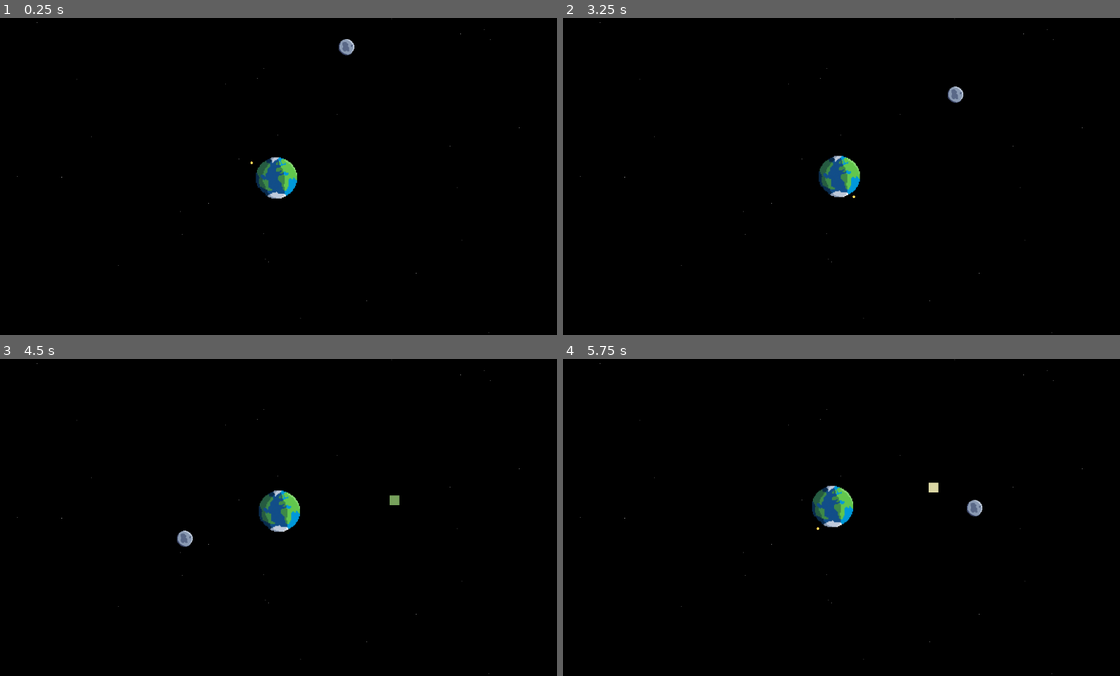
Above: before the commit, frames 1-4 (two rows, left to right).
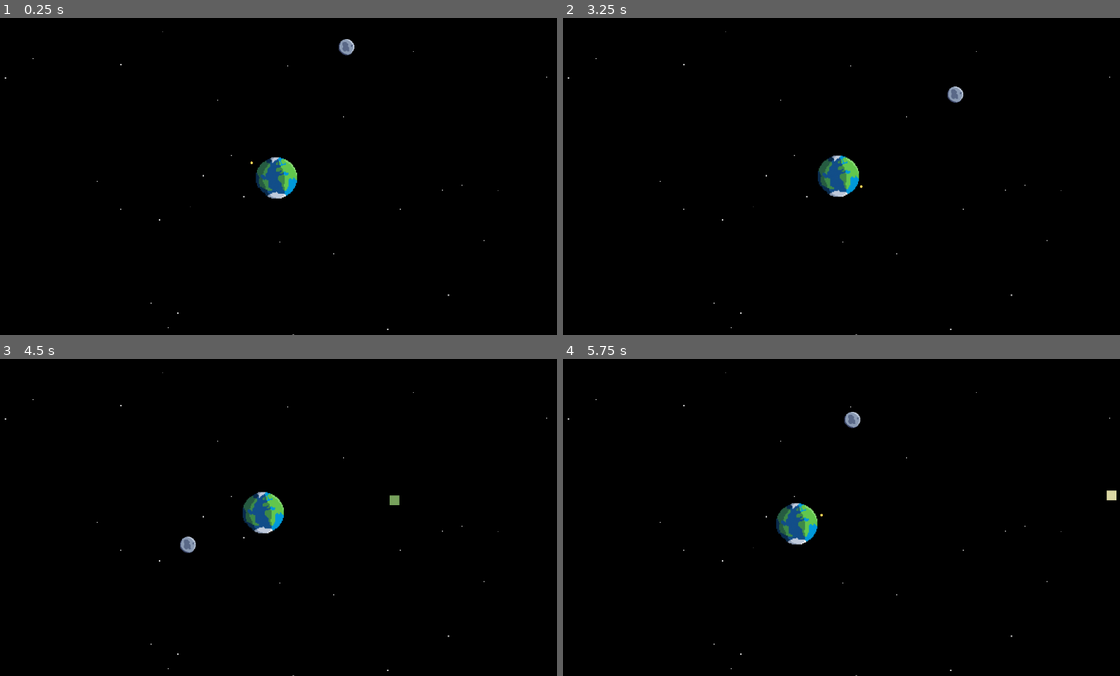
Above: after the commit, the same moments.

Repository: hunterjsb/spaceballs
Game: Godot game, scene res://node_2d.tscn
Same seed, same stepped clock (60 frames per second), same inputs: the game is played once before the commit and once after it.
Inputs (mouse positions are in pixels of both pictures, inside the frame that each line leads up to):
- Up to frame 1 (0.25 s): no input
- Up to frame 2 (3.25 s): tap Enter (ui_accept) at 0.5, 0.77, 1.52, 3.02 s; move the mouse to (808, 239) at 0.52 s; hold Ctrl 0.53-1.28 s; click (808, 239) at 0.67 s; move the mouse to (1008, 224) at 1.27 s; tap Ctrl at 1.35, 2.85 s; click (1008, 224) at 1.42 s; move the mouse to (668, 128) at 2.02 s; hold Ctrl 2.03-2.78 s; click (668, 128) at 2.17 s; move the mouse to (863, 176) at 2.77 s; click (863, 176) at 2.92 s
- Up to frame 3 (4.5 s): move the mouse to (189, 438) at 3.52 s; hold Ctrl 3.53-4.28 s; click (189, 438) at 3.67 s; tap Enter (ui_accept) at 3.77 s; move the mouse to (401, 501) at 4.27 s; tap Ctrl at 4.35 s; click (401, 501) at 4.42 s
- Up to frame 4 (5.75 s): tap Enter (ui_accept) at 4.52 s; move the mouse to (724, 533) at 5.02 s; hold Ctrl from 5.03 s (still down); click (724, 533) at 5.17 s

The runs differ from the first frame. In frame 1, less than 0.1% of the frame differs, in the area x 0-99%, y 0-100%; in frame 2, 0.3%; in frame 3, 1.3%; in frame 4, 1.9%, in the area x 0-100%, y 0-100%.

Commit message:
space bg buffer, faster rocket charge

Diff:
--- a/ParallaxLayer.gd
+++ b/ParallaxLayer.gd
@@ -3,7 +3,7 @@
 @export var star_density = 0.0001  # Stars per pixel squared
 @export var star_color = Color(1, 1, 1, 0.8)  # White with slight transparency
 
-var max_zoom = 5.0  # Match this with your camera's max_zoom
+var max_zoom = 6.0  # Match this with your camera's max_zoom
 var viewport_size: Vector2
 
 func _ready():
@@ -19,7 +19,11 @@
 	for i in range(star_count):
 		var star = ColorRect.new()
 		star.color = star_color
-		star.size = Vector2(1, 1)  # Small size for stars
+
+		# Randomize star size between 1 and 3 pixels
+		var star_size = randf_range(1, 3)
+		star.size = Vector2(star_size, star_size)
+
 		star.position = Vector2(
 			randf_range(-viewport_size.x * (max_zoom - 1), viewport_size.x * max_zoom),
 			randf_range(-viewport_size.y * (max_zoom - 1), viewport_size.y * max_zoom)
--- a/Rocket.gd
+++ b/Rocket.gd
@@ -3,8 +3,8 @@
 var launched = false
 var earth: GravitationalBody
 var base_launch_speed = 300
-var max_launch_speed = 2000
-var charge_rate = 250  # How fast the launch speed increases per second
+var max_launch_speed = 1700
+var charge_rate = 500  # How fast the launch speed increases per second
 var current_charge = 0
 var launch_angle = deg_to_rad(45)  # Launch angle in radians (45 degrees)
 
--- a/node_2d.gd
+++ b/node_2d.gd
@@ -9,6 +9,7 @@
 
 var SpawnedBody = preload("res://SpawnedBody.gd")  # Preload the SpawnedBody script
 var bodies = []  # Array to keep track of grav bodies
+var charging = false  # Charging rocket
 
 
 func _ready():
@@ -27,8 +28,6 @@
 	var force = body1.gravitational_force(body2) * G
 	body1.apply_force(force * delta)
 	body2.apply_force(-force * delta)
-
-var charging = false
 
 func _input(event):
 	if event.is_action_pressed("ui_accept"):  # Space key pressed
--- a/node_2d.tscn
+++ b/node_2d.tscn
@@ -9,6 +9,11 @@
 [ext_resource type="Texture2D" uid="uid://bs6r8xwm5i22t" path="res://assets/moon_4.png" id="4_x0ey5"]
 [ext_resource type="Texture2D" uid="uid://bndrfwyabljta" path="res://assets/sun_10.png" id="6_2vqxk"]
 [ext_resource type="Script" path="res://GravitationalBody.gd" id="8_3spte"]
+
+[sub_resource type="PhysicsMaterial" id="PhysicsMaterial_drh4f"]
+
+[sub_resource type="CircleShape2D" id="CircleShape2D_n7p88"]
+radius = 8.06226
 
 [node name="Space" type="Node2D"]
 script = ExtResource("1_43i8g")
@@ -27,7 +32,10 @@
 script = ExtResource("2_h6sv8")
 
 [node name="GravitationalBody" type="Sprite2D" parent="."]
+position = Vector2(1454, 565)
 script = ExtResource("8_3spte")
+mass = 0.0
+radius = 0.0
 
 [node name="Earth" type="Sprite2D" parent="."]
 position = Vector2(578, 326)
@@ -57,3 +65,16 @@
 
 [node name="Camera2D" type="Camera2D" parent="."]
 position = Vector2(578, 326)
+
+[node name="GravBody" type="RigidBody2D" parent="."]
+visible = false
+position = Vector2(411, 415)
+physics_material_override = SubResource("PhysicsMaterial_drh4f")
+
+[node name="CollisionShape2D" type="CollisionShape2D" parent="GravBody"]
+position = Vector2(-1, -1)
+shape = SubResource("CircleShape2D_n7p88")
+
+[node name="Sprite2D" type="Sprite2D" parent="GravBody"]
+scale = Vector2(0.4, 0.4)
+texture = ExtResource("6_2vqxk")
Not shown: 1 places in node_2d.tscn that only renumber resources
